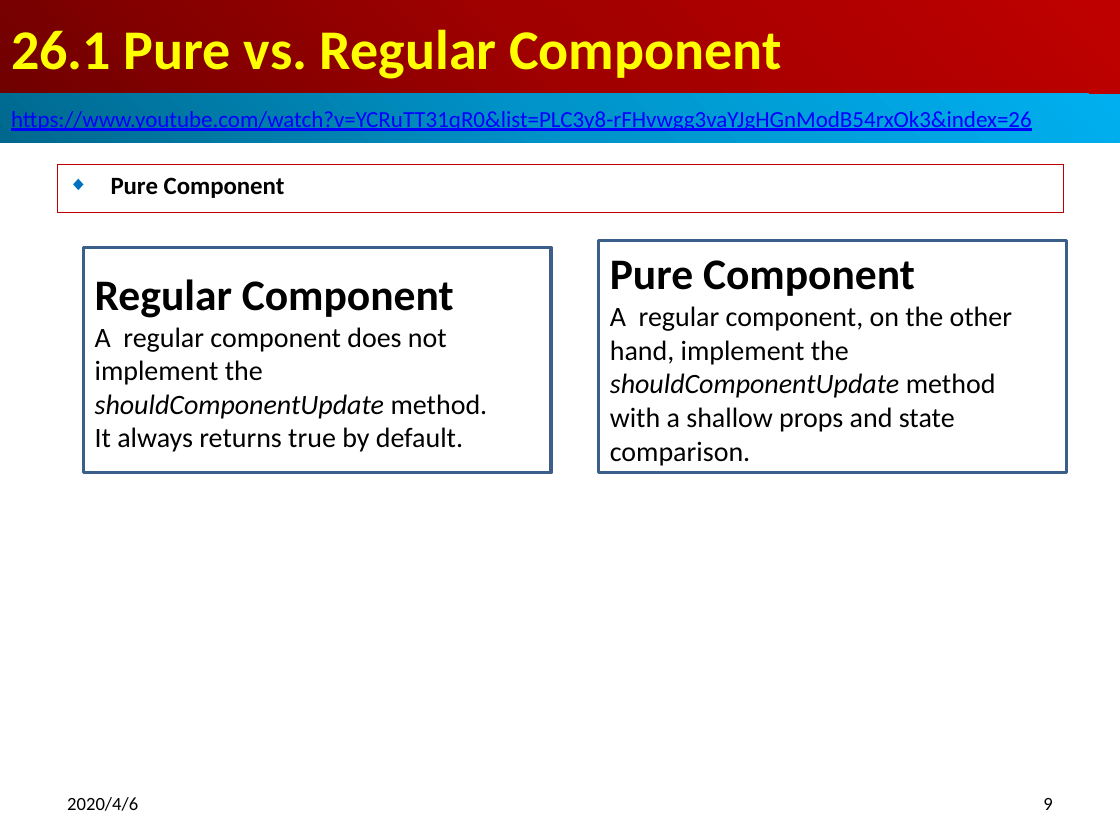
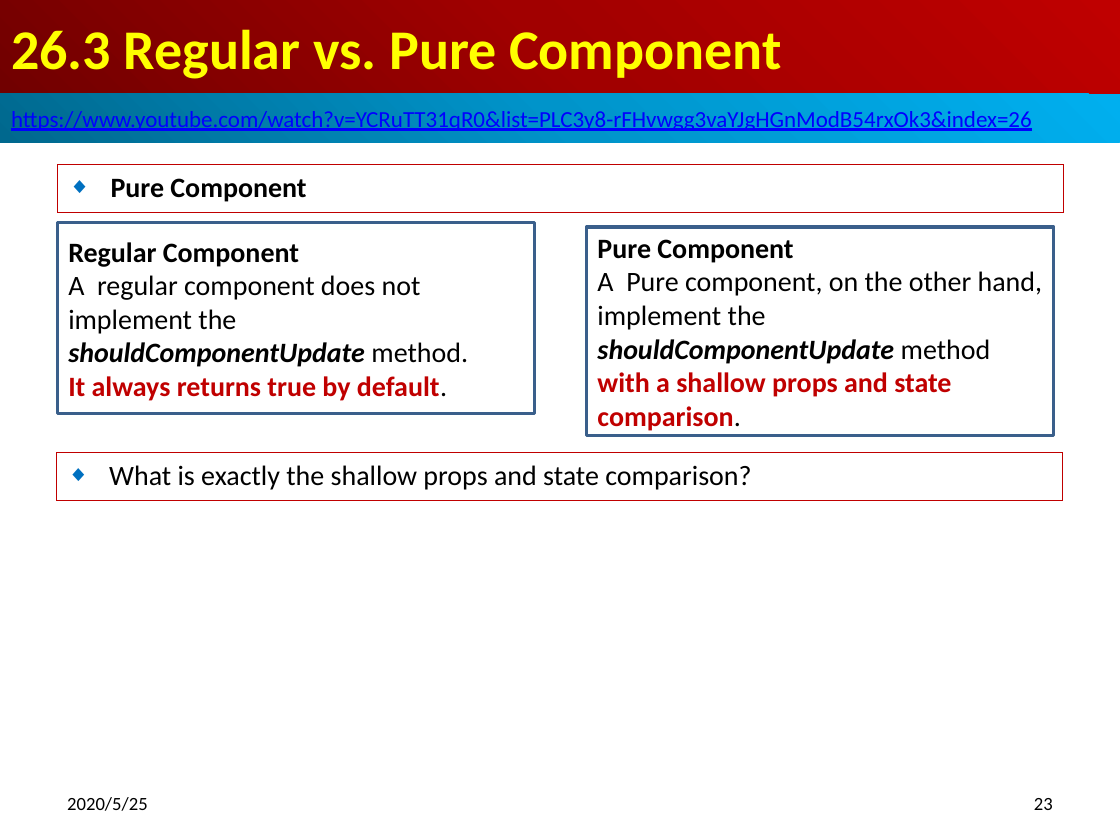
Before and after one commit to peterhchen/800-React-Hook, a slide deck: slide 23 of 26_PureComp.pptx (slide 9 before the commit). Drawn at 1120x840 pixels with LibreOffice and Linux fonts; fonts in the diff are those of the drawing. Boxes give left, top, right and bottom in pixels: in the first picture for what was removed or moved away, otherwise in the second. Text is boxed around its words. In the diff, an @@ line names an element or a change of style, - is before the commit and + after.

Commit message:
Pure Component
What is pure component?
In regular component class, it extends the comopont class.
In pure component class, it extends the pure component class.
The pure compnent class, it performs the shallow comparison in primitive and complex object (e.g., dictionary).
If there is nothing change, the shouldComponentUpdate perform the shallow comparison (true/false).
If the shouldComponentUpdate return true, the UI will be re-rendered.
If the shouldComponentUpdate return false, the UI will not be re-rendered.

```diff
--- a/26_PureComp.pptx
+++ b/26_PureComp.pptx
@@ title at (x1=11, y1=29, x2=781, y2=79): text changed @@
-26.1 Pure vs. Regular Component
+26.3 Regular vs. Pure Component
@@ subtitle "Pure Component" at (x1=57, y1=165, x2=1064, y2=214): size 16 to 18 pt @@
@@ rectangle "Regular Component" resized from (x1=84, y1=248, x2=551, y2=473) to (x1=57, y1=223, x2=534, y2=413) @@
@@ rectangle "Regular Component" at (x1=57, y1=223, x2=534, y2=413): size 28 to 18 pt in "Regular Component"; bold on in "shouldComponentUpdate", "It always returns true by default."; text colour #000000 to #C00000 in "It always returns true by default." @@
@@ rectangle "Pure Component" resized from (x1=599, y1=241, x2=1066, y2=474) to (x1=587, y1=227, x2=1054, y2=436) @@
@@ text in rectangle at (x1=597, y1=239, x2=951, y2=431): size 28 to 18 pt in "Pure Component"; text colour #000000 to #C00000, bold on in "with a shallow props and state comparison." @@
@@ text in rectangle at (x1=597, y1=271, x2=1042, y2=364): text changed @@
-A regular component, on the other hand, implement the shouldComponentUpdate method
+A Pure component, on the other hand, implement the shouldComponentUpdate method
@@ rectangle added at (x1=56, y1=452, x2=1063, y2=502), outline #C00000 0.75 pt, 18 pt, text #000000 @@
+◆ What is exactly the shallow props and state comparison?
@@ text at (x1=67, y1=797, x2=148, y2=811): text changed @@
-2020/4/6
+2020/5/25
@@ page number at (x1=1034, y1=798, x2=1053, y2=810): text changed @@
-9
+23
```
Also in this commit, not shown: 13 other slides changed, 16 slides added, 1 other file.
